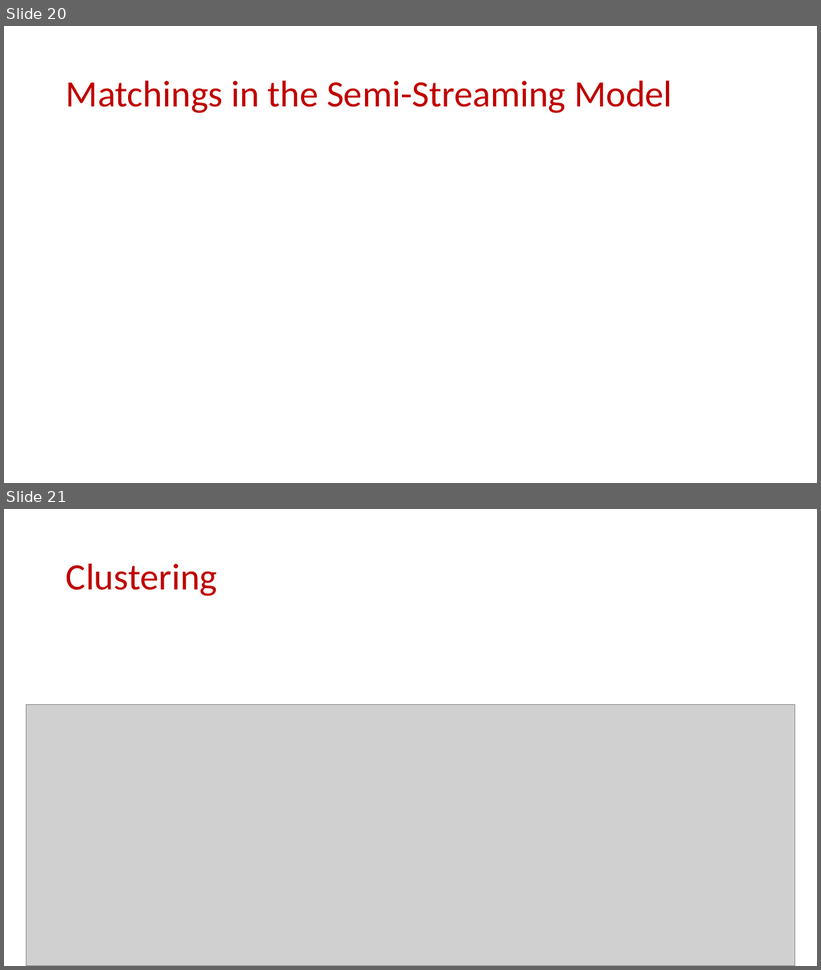
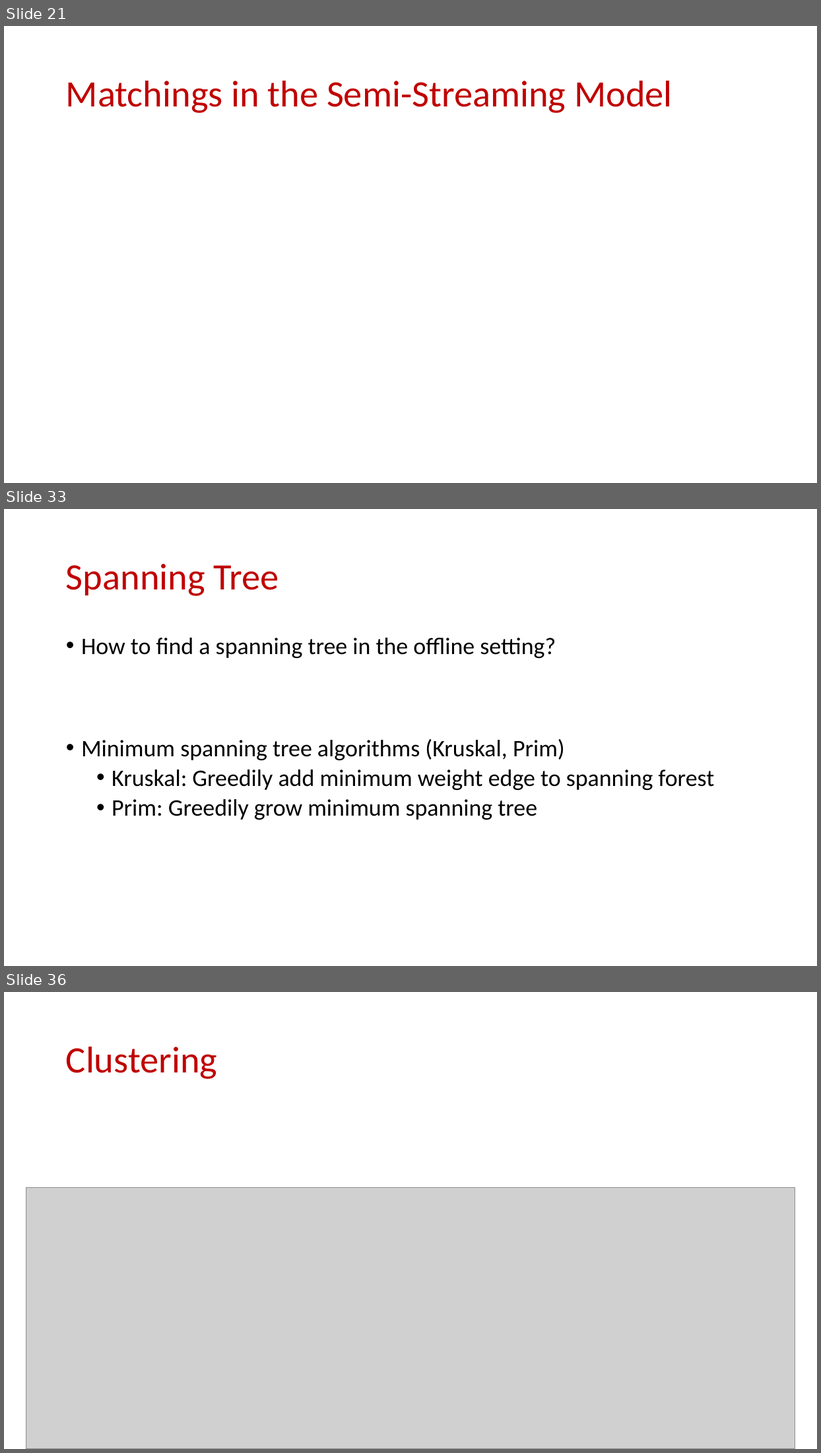
Before and after one commit to samsonzhou/samsonzhou.github.io, a slide deck: CSCE689-23/L20.pptx. Shown one above the other, each under a label of ours: slides 20 and 21 before the commit, slides 21, 33 and 36 after it; the slides between them are not shown. The pictures are 821x970 and 821x1453 pixels, drawn with LibreOffice and Linux fonts; fonts in the diff are those of the drawing; grey boxes stand for pictures. Boxes give left, top, right and bottom in pixels: in the first picture for what was removed or moved away, otherwise in the second. Text is boxed around its words. In the diff, an @@ line names an element or a change of style, - is before the commit and + after.

```diff
--- a/CSCE689-23/L20.pptx
+++ b/CSCE689-23/L20.pptx
@@ slide 33 added at (x1=4, y1=509, x2=817, y2=966), background #FFFFFF @@
@@ title added at (x1=66, y1=564, x2=279, y2=596), 44 pt, text #C00000 @@
+Spanning Tree
@@ text added at (x1=81, y1=638, x2=715, y2=820), 28 pt, text #000000 @@
+• How to find a spanning tree in the offline setting?
+• Minimum spanning tree algorithms (Kruskal, Prim)
+  • Kruskal: Greedily add minimum weight edge to spanning forest
+  • Prim: Greedily grow minimum spanning tree
@@ what was slide 20 is now slide 21 @@
@@ what was slide 21 is now slide 36 @@
```
Also in this commit, not shown: 14 other slides added.
